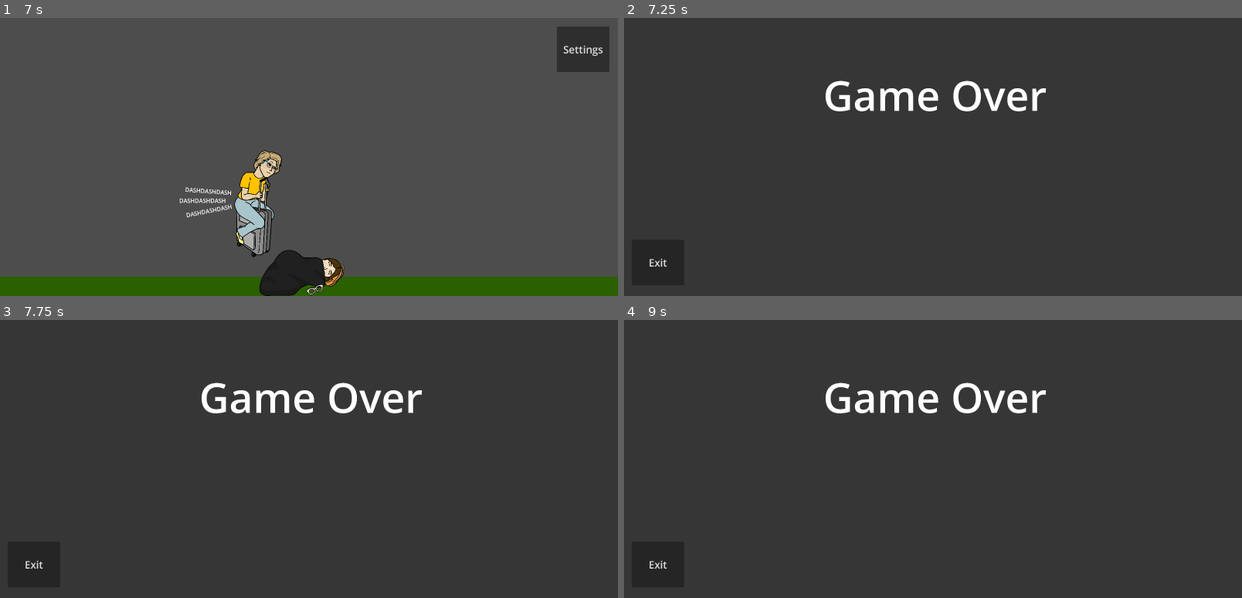
Above: before the commit, frames 1-4 (two rows, left to right).
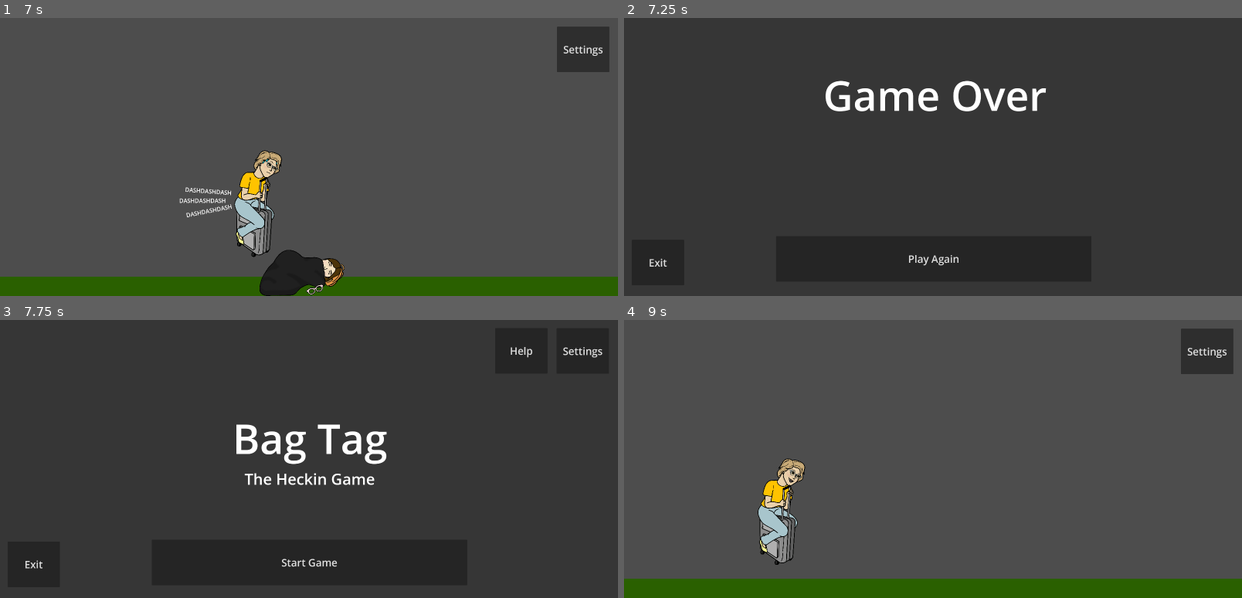
Above: after the commit, the same moments.

Repository: singerbj/bag-tag
Game: Godot game, scene res://scenes/Main.tscn
Two runs of this game, one before a commit and one after it. Both use one fixed random seed, a clock stepped at 60 frames per second and the inputs below.
Inputs (mouse positions are in pixels of both pictures, inside the frame that each line leads up to):
- Up to frame 1 (7 s): click "Start Game" at 0.5 s; click "Settings" at 1.25 s; click "Back" at 2 s; tap Enter at 2.75 s; move the mouse to (278, 212) at 2.77 s; hold Right (ui_right) 2.78-4.28 s; click (278, 212) at 2.92 s; tap Up (ui_up) at 3.02, 3.77, 5.27, 6.02, 6.77 s; move the mouse to (494, 198) at 3.52 s; move the mouse to (123, 115) at 4.27 s; move the mouse to (339, 157) at 5.02 s; click (339, 157) at 5.17 s; move the mouse to (216, 87) at 5.77 s; move the mouse to (444, 143) at 6.52 s; hold Right (ui_right) from 6.53 s (still down)
- Up to frame 2 (7.25 s): keep holding Right (ui_right)
- Up to frame 3 (7.75 s): release Right (ui_right) at 7.25 s; click (309, 561) at 7.25 s, where only the run after the commit has a clickable "Play Again"
- Up to frame 4 (9 s): click (933, 561) at 8 s, where only the run after the commit has a clickable "Start Game"; move the mouse to (809, 472) at 8.77 s; hold Right (ui_right) from 8.78 s (still down); click (809, 472) at 8.92 s

Frame 1 is identical in both runs. In frame 2, 0.1% of the frame differs, in the area x 46-55%, y 85-90%; in frame 3, 3.3%; in frame 4, 11%, in the area x 0-100%, y 9-100%.

Commit message:
added play again button

Diff:
--- a/scenes/GameOverScreen.tscn
+++ b/scenes/GameOverScreen.tscn
@@ -1,9 +1,12 @@
-[gd_scene load_steps=3 format=3 uid="uid://bgdxjiqlqtl8g"]
+[gd_scene load_steps=4 format=3 uid="uid://bgdxjiqlqtl8g"]
 
 [sub_resource type="Theme" id="Theme_5ghd4"]
 default_font_size = 200
 
 [sub_resource type="Theme" id="Theme_sio8u"]
+default_font_size = 50
+
+[sub_resource type="Theme" id="Theme_bbmqs"]
 default_font_size = 50
 
 [node name="GameOverScreen" type="Panel"]
@@ -28,3 +31,12 @@
 theme = SubResource("Theme_sio8u")
 text = "Exit
 "
+
+[node name="PlayAgainButton" type="Button" parent="."]
+offset_left = 739.0
+offset_top = 1060.0
+offset_right = 2270.0
+offset_bottom = 1281.0
+theme = SubResource("Theme_bbmqs")
+text = "Play Again
+"
--- a/scripts/main.gd
+++ b/scripts/main.gd
@@ -2,12 +2,20 @@
 
 class_name Main
 
+@onready var GameScreenScene = preload("res://scenes/GameScreen.tscn")
+
+var game_screen_scene: Node
+var game_scene: Node
+
 # Called when the node enters the scene tree for the first time.
 func _ready() -> void:
+	game_screen_scene = get_node("GameScreen")
+	game_scene = game_screen_scene.get_node("Game")
+
 	$TitleScreen.show()
 	$SettingsScreen.hide()
 	$HelpScreen.hide()
-	$GameScreen.hide()
+	game_screen_scene.hide()
 	$GameOverScreen.hide()
 
 	$TitleScreen/StartGameButton.connect("pressed", self._on_start_game_button_pressed)
@@ -21,15 +29,16 @@
 
 	$HelpScreen/BackButton.connect("pressed", self._on_help_back_button_pressed)
 
-	$GameScreen/CanvasLayer/SettingsButton.connect("pressed", self._on_game_settings_button_pressed)
+	game_screen_scene.get_node("CanvasLayer/SettingsButton").connect("pressed", self._on_game_settings_button_pressed)
 
 	$GameOverScreen/ExitButton.connect("pressed", self._on_exit_button_pressed)
+	$GameOverScreen/PlayAgainButton.connect("pressed", self._on_play_again_pressed)
 
 func _on_start_game_button_pressed() -> void:
 	print("_on_start_game_button_pressed")
 	$TitleScreen.hide()
-	$GameScreen.show()
-	$GameScreen/Game.start_game()
+	game_screen_scene.show()
+	game_scene.start_game()
 
 func _on_help_button_pressed() -> void:
 	print("_on_help_button_pressed")
@@ -47,8 +56,8 @@
 	print("_on_settings_back_button_pressed")
 	$SettingsScreen.hide()
 	if !$TitleScreen.visible:
-		$GameScreen.show()
-		$GameScreen/Game.start_game()
+		game_screen_scene.show()
+		game_scene.start_game()
 
 func _on_help_back_button_pressed() -> void:
 	print("_on_help_back_button_pressed")
@@ -56,16 +65,26 @@
 
 func _on_game_settings_button_pressed() -> void:
 	print("_on_game_settings_button_pressed")
-	$GameScreen.hide()
-	$GameScreen/Game.pause_game()
+	game_screen_scene.hide()
+	game_scene.pause_game()
 	$SettingsScreen.show()
+
+func _on_play_again_pressed() -> void:
+	game_screen_scene.queue_free()
+	game_screen_scene = GameScreenScene.instantiate()
+	game_scene = game_screen_scene.get_node("Game")
+	game_screen_scene.get_node("CanvasLayer/SettingsButton").connect("pressed", self._on_game_settings_button_pressed)
+	add_child(game_screen_scene)
+
+	$TitleScreen.show()
+	$SettingsScreen.hide()
+	$HelpScreen.hide()
+	game_screen_scene.hide()
+	$GameOverScreen.hide()
 
 func on_game_over() -> void:
 	$TitleScreen.hide()
 	$SettingsScreen.hide()
 	$HelpScreen.hide()
-	$GameScreen.hide()
+	game_screen_scene.hide()
 	$GameOverScreen.show()
-
-func wait(seconds: float) -> void:
-	await get_tree().create_timer(seconds).timeout
